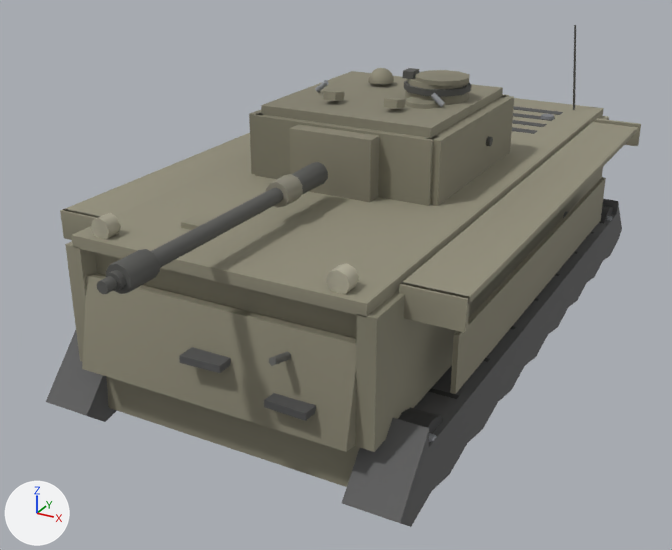
Before and after pictures for a commit that changed the glTF model client/assets/models/churchill7.glb.
Rendered twice from a 50 mm lens placed at (4.54, -9.64, 5.29), pointed at (-0.23, -0.97, 0.96). Arrows for +X, +Y and +Z are at lower left; the lights stay in place. The older version comes first. Where no turn or scale is listed for an object, it has been applied to the vertices. Vertices at exactly the same position are counted once.

The scene before the commit, as lines of its bpy script (objects in view):
```python
me_mesh_18 = bpy.data.meshes.new('Mesh_18')
me_mesh_18.from_pydata(...)  # 168 vertices, 312 faces; spans x -1.99..1.99, y -3.9..3.9, z 0.1..1.19
me_mesh_18.materials.append(mat_tracks_mat)
me_mesh_20 = bpy.data.meshes.new('Mesh_20')
me_mesh_20.from_pydata(...)  # 80 vertices, 132 faces; spans x -1.46..1.46, y -3.96..-2.75, z 0.22..2.19
me_mesh_20.materials.append(mat_glacis_mat)
me_mesh_23 = bpy.data.meshes.new('Mesh_23')
me_mesh_23.from_pydata(...)  # 76 vertices, 124 faces; spans x -1.55..1.55, y -3.7..3.7, z 2.02..2.17
me_mesh_23.materials.append(mat_hulltop_mat)
# before: 0 (1.55, -3.7, 2.13) at pixel (366, 303), 1 (1.55, -3.7, 2.02) at pixel (366, 317), 6 (-1.55, -3.7, 2.13) at pixel (71, 235), 7 (-1.55, -3.7, 2.02) at pixel (72, 246)
me_mesh_29 = bpy.data.meshes.new('Mesh_29')
me_mesh_29.from_pydata(...)  # 120 vertices, 200 faces; spans x -0.13..0.13, y -3.17..0.04, z -0.14..0.14
me_mesh_29.materials.append(mat_barrel_mat)
ob_barrel = bpy.data.objects.new('barrel', me_mesh_29)
ob_barrel.location = (0.0, -1.8, 2.44)
ob_glacis = bpy.data.objects.new('glacis', me_mesh_20)
ob_glacis.location = (0.0, 0.0, 0.0)
ob_hulltop = bpy.data.objects.new('hullTop', me_mesh_23)
ob_hulltop.location = (0.0, 0.0, 0.0)
ob_tracks = bpy.data.objects.new('tracks', me_mesh_18)
ob_tracks.location = (0.0, 0.0, 0.0)
# also in view: 'turretRoof' at (0.0, -0.2, 3.02); 'hullSide' at (0.0, 0.0, 1.56); 'lowerPlate' at (0.0, -3.67, 1.25); 'turretSide' at (0.0, -0.2, 2.44); 'turretFront' at (0.0, -1.24, 2.44)
```
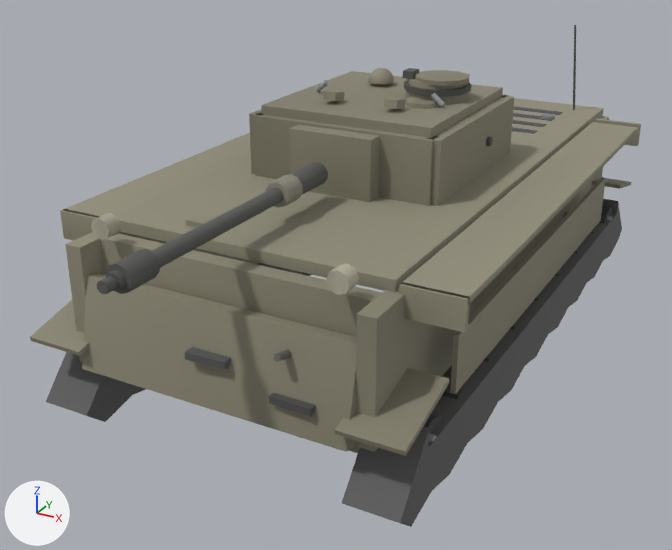
Pixel boxes (x1, y1, x2, y2) of what changed, in the pictures (672 x 550 px; the box of a moved part takes in the faces that stretch with it):
'hullTop', reshaped (8% narrower, 11% shorter)
    before: (71, 98, 604, 317)
    after: (115, 98, 604, 292)
'tracks', reshaped (6% taller)
    before: (46, 199, 622, 527)
    after: (30, 178, 631, 527)
'glacis', reshaped (7% wider, 12% shorter)
    before: (96, 213, 360, 487)
    after: (100, 211, 382, 453)
part 1 of me_mesh_18, added
    after: (30, 178, 631, 456)
part 2 of me_mesh_20, moved or reshaped
    before: (96, 253, 359, 487)
    after: (100, 233, 382, 453)
part 3 of me_mesh_20, moved or reshaped
    before: (181, 213, 218, 230)
    after: (186, 211, 222, 228)
part 4 of me_mesh_20, moved or reshaped
    before: (269, 351, 291, 366)
    after: (273, 349, 291, 362)
part 5 of me_mesh_20, moved or reshaped
    before: (179, 347, 231, 373)
    after: (185, 347, 231, 369)
part 6 of me_mesh_20, moved or reshaped
    before: (264, 393, 316, 421)
    after: (269, 393, 316, 417)

The edits, one by one:
me_mesh_18 is used by ob_tracks; location (0.0, 0.0, 0.0).
me_mesh_18 had 168 vertices, 312 faces and spanned x -1.99..1.99, y -3.9..3.9, z 0.1..1.19.
me_mesh_18 now has 200 vertices, 360 faces and spans x -2.03..2.03, y -3.94..3.9, z 0.1..1.28.
Part 1, on me_mesh_18:
16 vertices are added at x -2.03..1.39, y -3.94..3.9, z 1.0..1.28.
16 new vertices lie (0.64, 0.0, 0.0) away from vertices in x -2.03..1.39, y -3.94..3.9, z 1.0..1.28.
48 new faces join them.
me_mesh_20 is used by ob_glacis; location (0.0, 0.0, 0.0).
me_mesh_20 had 80 vertices, 132 faces and spanned x -1.46..1.46, y -3.96..-2.75, z 0.22..2.19.
me_mesh_20 now has 80 vertices, 132 faces and spans x -1.46..1.46, y -3.88..-2.68, z 0.55..2.19.
me_mesh_20 part 2: the loose piece of 8 vertices spanning x -1.46..1.46, y -3.59..-3.3, z 0.22..2.03 is scaled about its middle by (1, 0.969, 0.819), then moved by (0.0, 0.08, 0.16).
me_mesh_20 part 3: the loose piece of 8 vertices spanning x -0.77..-0.47, y -3.05..-2.75, z 2.06..2.19 is moved by (0.0, 0.07, 0.0).
me_mesh_20 part 4: the loose piece of 14 vertices spanning x 0.77..0.84, y -3.96..-3.5, z 1.39..1.58 is moved by (0.0, 0.07, 0.0).
me_mesh_20 part 5: the loose piece of 8 vertices spanning x -0.21..0.25, y -3.95..-3.13, z 1.23..1.34 is moved by (0.0, 0.07, 0.0).
me_mesh_20 part 6: the loose piece of 8 vertices spanning x 0.7..1.16, y -3.96..-3.14, z 1.03..1.14 is moved by (0.0, 0.07, 0.0).
Other edits to the shape of me_mesh_20 do not show in these pictures.
me_mesh_23 is used by ob_hulltop; location (0.0, 0.0, 0.0).
me_mesh_23 had 76 vertices, 124 faces and spanned x -1.55..1.55, y -3.7..3.7, z 2.02..2.17.
me_mesh_23 now has 76 vertices, 124 faces and spans x -1.55..1.55, y -3.18..3.7, z 2.02..2.17.
Part 7, on me_mesh_23:
Vertices 0, 1, 6, 7 of me_mesh_23 move by (0.0, 0.52, 0.0).
